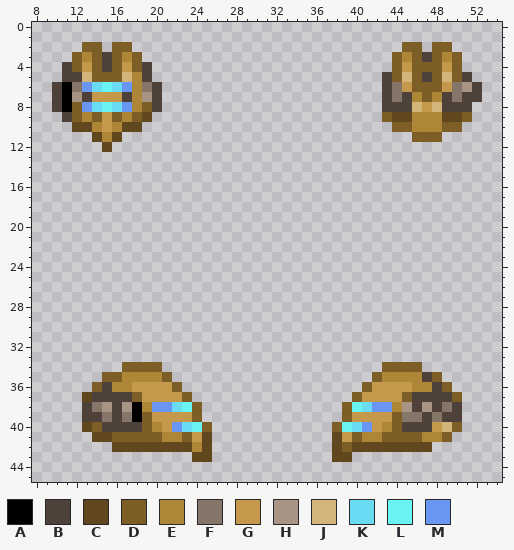
A pixel-art sprite gets an edit: Resources/Textures/Clothing/Head/Hardsuits/engineering.rsi/off-equipped-HELMET-vox.png. Above is the file before it was changed.
The file is 64x64 pixels. Colours within 5 levels of each other are drawn and written as one. Shown: x 8..54, y 0..45.
Palette (. is transparent): A #000000  B #4e4139  C #61471e  D #7e5e27  E #ae8637  F #867669  G #c5994c  H #a89485  J #d4b579  K #69dbf3  L #69f3f3  M #6996f3
Pixels before, first column x 10:
 2 ...DD.DD...........................DD.DD...
 3 ..DEDBDED.........................DEDBDED..
 4 .BDGDBDGDB........................DGDDDGD..
 5 .BBJDDDJEB.......................BDJDBDJDB.
 6 BAFMKLKMEFB......................BFGDDDGFHB
 7 BAHBGGGBEHB......................BFBEDEBFBB
 8 BADMKLKMEDB......................BBBJGJBBB.
 9 .BDEDGDEDC.......................DCCEEECCD.
10 ..CCEGECC.........................DDEEEDD..
11 ....CEC.............................DDD....
12 .....C.....................................
13 ...........................................
14 ...........................................
15 ...........................................
16 ...........................................
17 ...........................................
18 ...........................................
19 ...........................................
20 ...........................................
21 ...........................................
22 ...........................................
23 ...........................................
24 ...........................................
25 ...........................................
26 ...........................................
27 ...........................................
28 ...........................................
29 ...........................................
30 ...........................................
31 ...........................................
32 ...........................................
33 ...........................................
34 .......DDDD......................DDDD......
35 .....DDEEEED....................DEEEEBD....
36 ....DBEEGGGGD..................DGGGGEEBD...
37 ...CBBBBDGGGGD................DGGGGDBBBBD..
38 ...BFHBHAEMMKLD..............DLKMMEHBHBFB..
39 ...BBFBFADGGGGD..............DGGGGDFFBFBB..
40 ...CDBBBBDEGMKLD............DLKMGEDBBBGJD..
41 ....CCDDDDDEEDGC............CGDEEDDDDEED...
42 ......CCCCCCCCEC............CDCCCCCCCC.....
43 ..............CC............CC.............
And afterwards:
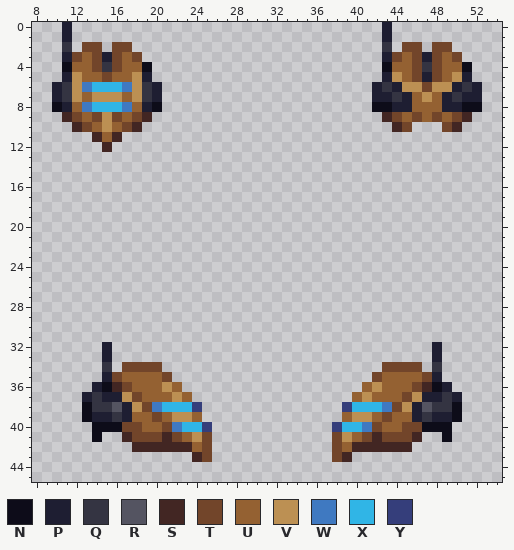
Colours new in this view: N #0d0c19  P #1e1e32  Q #343442  R #545461  S #422623  T #72452a  U #946132  V #bc9053  W #3f79c1  X #30b5e6  Y #353e7b
Difference:
Changed rows in their new state; - is an unchanged pixel.
first column x 10:
 0 -P-------------------------------P---------
 1 -P-------------------------------P---------
 2 -Q-TT-TT-------------------------Q-TT-TT---
 3 -PTUTPTUT------------------------PTUTPTUT--
 4 -NUUTQTUUN-----------------------NUUTQTUUN-
 5 -PVUUTUUVP-----------------------PVUTPTUVP-
 6 PQVWXXXWVQP---------------------PQPVVTVVPQP
 7 PQVUVVVUVQP---------------------PPQPUVUPQPP
 8 NPUWXXXWUPN---------------------NNPPUUUPPNN
 9 -STUTVTUTS-----------------------STUTUTUTS-
10 --STUVUTS-------------------------ST...TS--
11 ----SUS-----------------------------...----
12 -----S-------------------------------------
first column x 13:
32 --P--------------------------------P--
33 --P--------------------------------P--
34 --Q-TTTT----------------------TTTT-Q--
35 --PTUUUUT--------------------TUUUUTP--
36 -PNSTUUUVU------------------UVUUUTSNP-
37 PQPPVTUUUVU----------------UVUUUTVPPQP
38 NQQRPVTWXXXY--------------YXXXWTVPRQQN
39 NPPQPUUTUVVU--------------UVVUTUUPQPPN
40 .NNNTTUUTWXXY------------YXXWTUUTTNNN.
41 -N..STTTSTUVT------------TVUTSTTTS..N-
42 ---..SSSSSSUT------------TUSSSSSS..---
43 -----------ST------------TS-----------
Where, in picture pixels (left, top, right, bottom), the same in both pictures:
changed: (52, 22, 162, 152)
changed: (372, 22, 482, 142)
changed: (82, 342, 212, 462)
changed: (332, 342, 462, 462)
